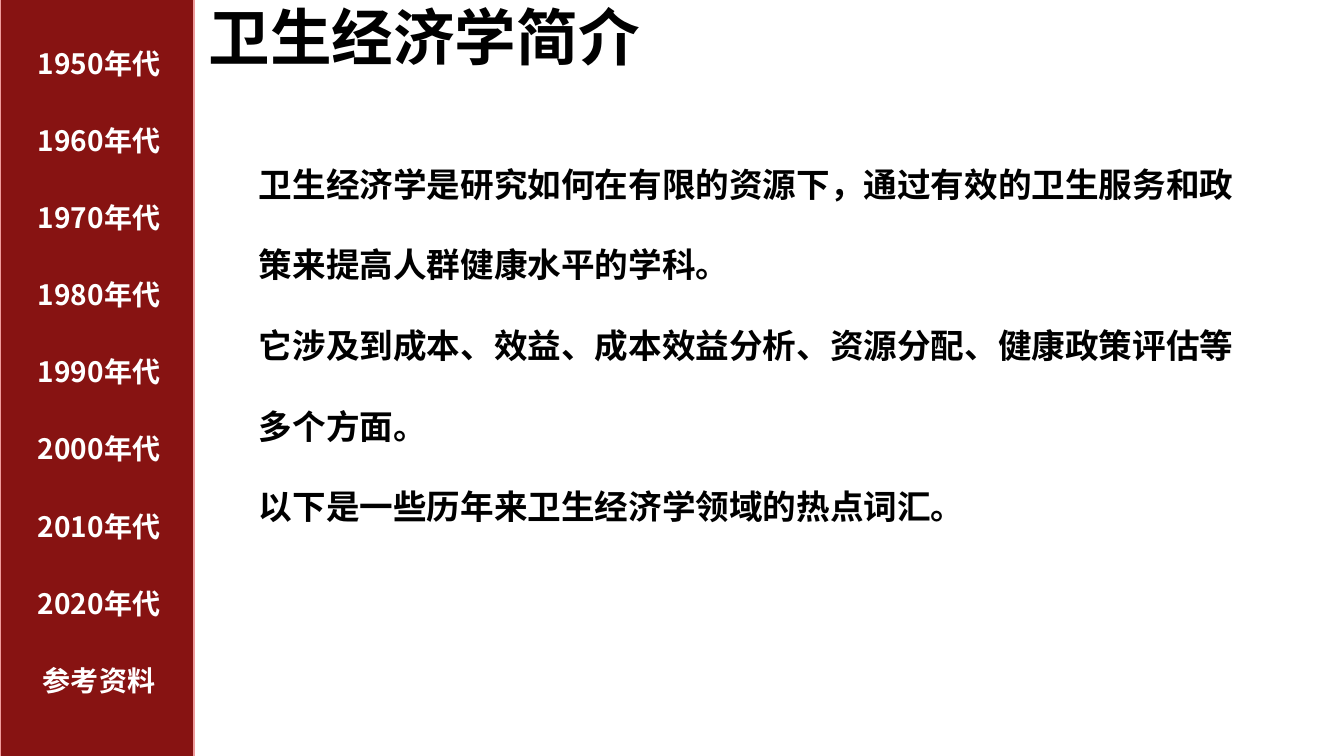
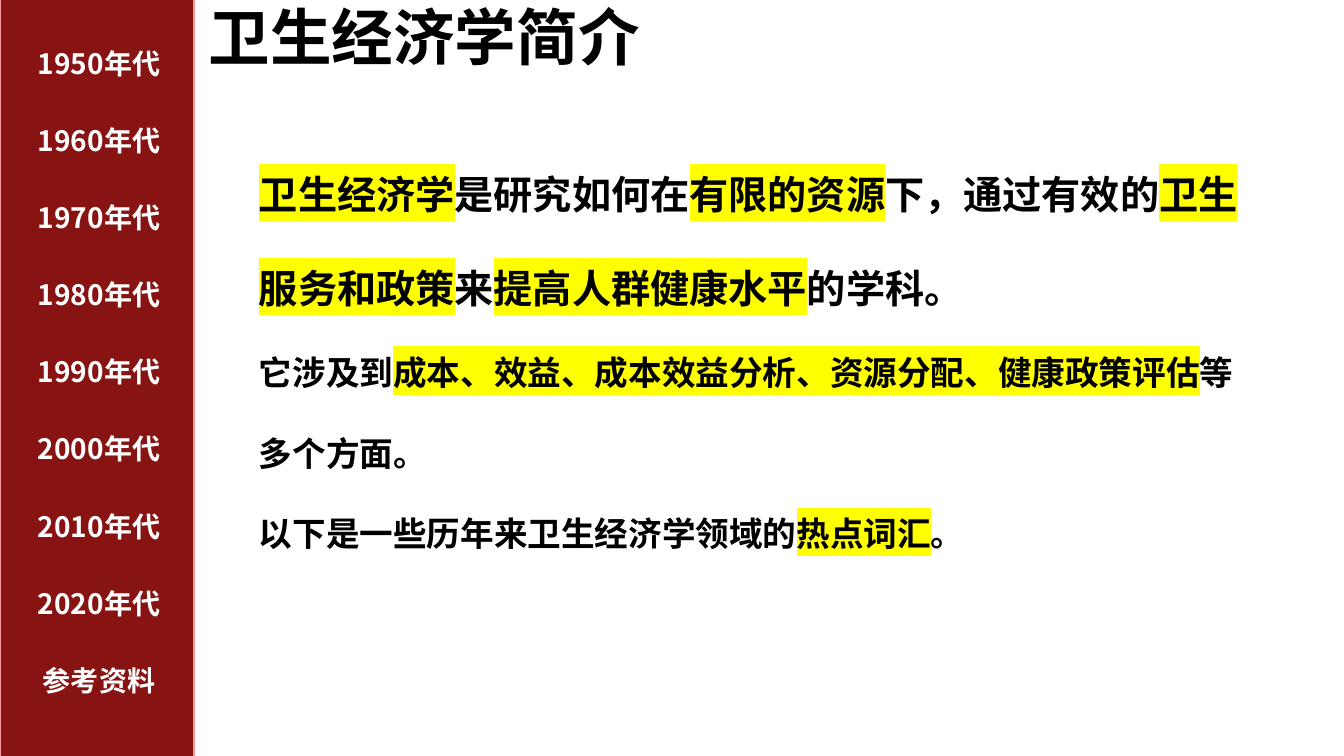
Before and after one commit to Aojiang-code/Aojiang-code.github.io, a slide deck: slide 1 of 05预防专业课/05卫生经济学/01课堂作业/PPT/卫生经济学热点词.pptx. Drawn at 1344x756 pixels with LibreOffice and Linux fonts; fonts in the diff are those of the drawing. Boxes give left, top, right and bottom in pixels: in the first picture for what was removed or moved away, otherwise in the second. Text is boxed around its words. In the diff, an @@ line names an element or a change of style, - is before the commit and + after.

```diff
--- a/05预防专业课/05卫生经济学/01课堂作业/PPT/卫生经济学热点词.pptx
+++ b/05预防专业课/05卫生经济学/01课堂作业/PPT/卫生经济学热点词.pptx
@@ text "卫生经济学是研究如何在有限的资源下，通过有效的卫生服务和政策来提高人群健康水平的学科。" at (259, 169, 1238, 556): size 24 to 28 pt in "卫生经济学是研究如何在有限的资源下，通过有效的卫生服务和政策来提高人群健康水平的学科。"; highlight none to #FFFF00 in "卫生经济学是研究如何在有限的资源下，通过有效的卫生服务和政策来提高人群健康水平的学科。", "它涉及到成本、效益、成本效益分析、资源分配、健康政策评估等多个方面。", "以下是一些历年来卫生经济学领域的热点词汇。" @@
```
Also in this commit, not shown: 36 other slides changed, 31 slides added, 1 other file.
